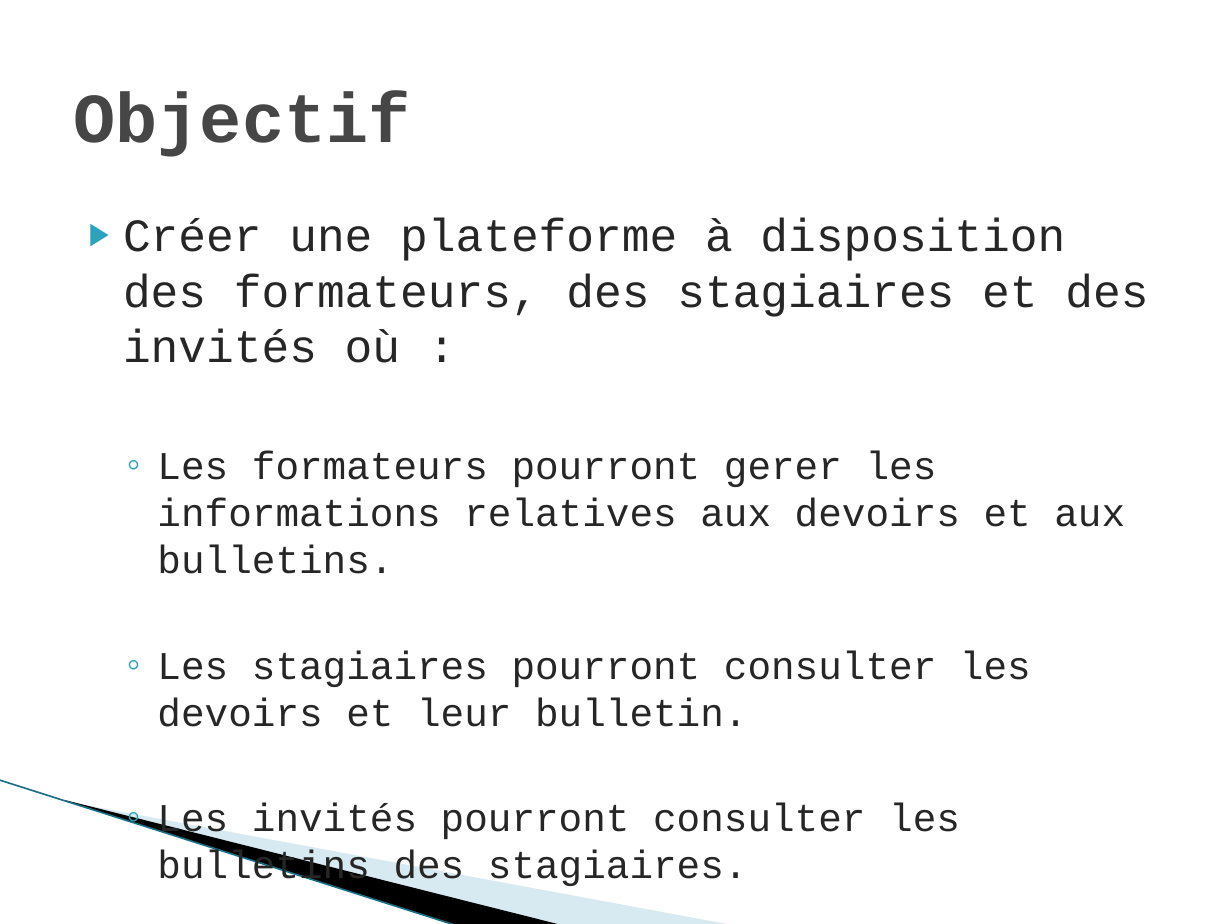
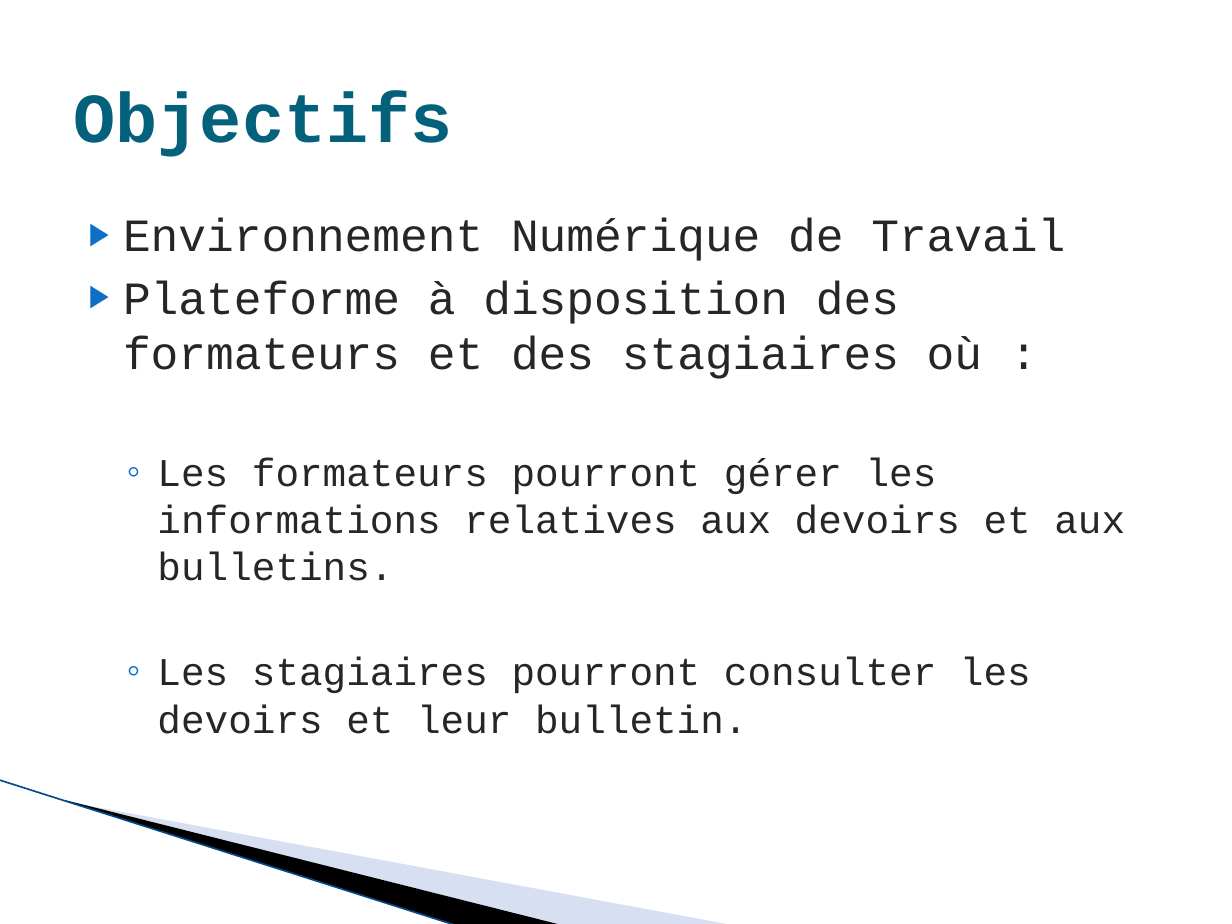
Before and after one commit to imie-source/ENT-IMIE, a slide deck: slide 3 of doc/Projet ENT.pptx (slide 4 before the commit). Drawn at 1232x924 pixels with LibreOffice and Linux fonts; fonts in the diff are those of the drawing; background and template pictures are left out. Boxes give left, top, right and bottom in pixels: in the first picture for what was removed or moved away, otherwise in the second. Text is boxed around its words. In the diff, an @@ line names an element or a change of style, - is before the commit and + after.

```diff
--- a/doc/Projet ENT.pptx
+++ b/doc/Projet ENT.pptx
@@ title at (x1=74, y1=91, x2=453, y2=157): text changed; text colour #464646 to #04617B @@
-Objectif
+Objectifs
@@ text at (x1=123, y1=218, x2=1125, y2=581): text changed; size 23 to 27 pt @@
-▶ Créer une plateforme à disposition des formateurs, des stagiaires et des invités où :
-  ◦ Les formateurs pourront gerer les informations relatives aux devoirs et aux bulletins.
+▶ Environnement Numérique de Travail
+▶ Plateforme à disposition des formateurs et des stagiaires où :
+  ◦ Les formateurs pourront gérer les informations relatives aux devoirs et aux bulletins.
@@ text at (x1=157, y1=657, x2=1031, y2=734): bullet colour #2DA2BF to #0F6FC6 @@
@@ line (0, 780) - (457, 924): stroke #97C5D8 0.95 pt to #94ABDC 0.95 pt @@
@@ freeform shape at (x1=68, y1=801, x2=733, y2=924): fill #A0CBDC at 40% opacity to #9DB2E1 at 40% opacity @@
@@ text at (x1=157, y1=803, x2=960, y2=890): paragraph removed @@
-  ◦ Les invités pourront consulter les bulletins des stagiaires.
```
Also in this commit, not shown: 3 other slides changed, 3 slides added, 3 slides removed.
